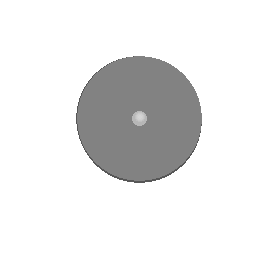
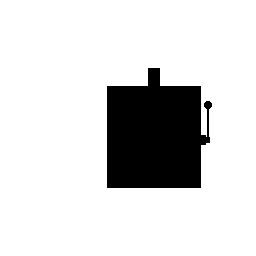
Before/after of a 256x256 layered artwork. What changed in the layer stack:
showed "Layer 2", painted on it over [76, 101, 212, 188]
renamed "Layer 5" to "Layer 1", showed it, painted on it over [77, 68, 201, 188]
removed layer "Layer 1 copy 3" over [77, 56, 202, 181]
removed layer "Layer 1 copy" over [77, 56, 202, 181]
removed layer "Layer 1 copy 4" over [76, 56, 202, 183]
